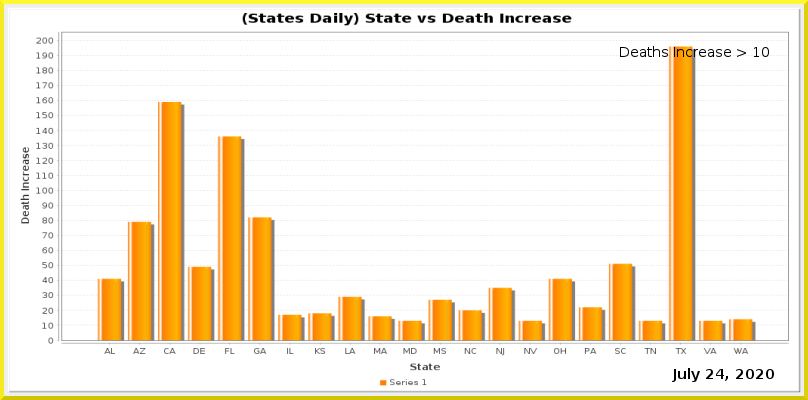
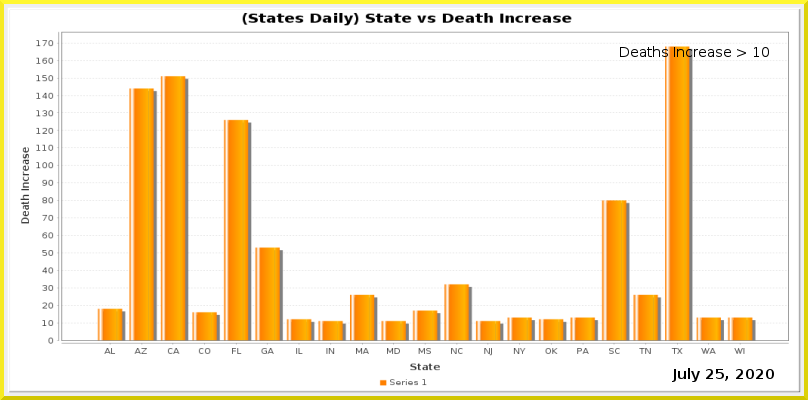
Comparing the layer stacks of the two 808×400 images. Changes:
painted on "Current Date" over [716, 369, 724, 379]
painted on "Date_vs_TestIncrease.png" over [36, 37, 789, 356]
